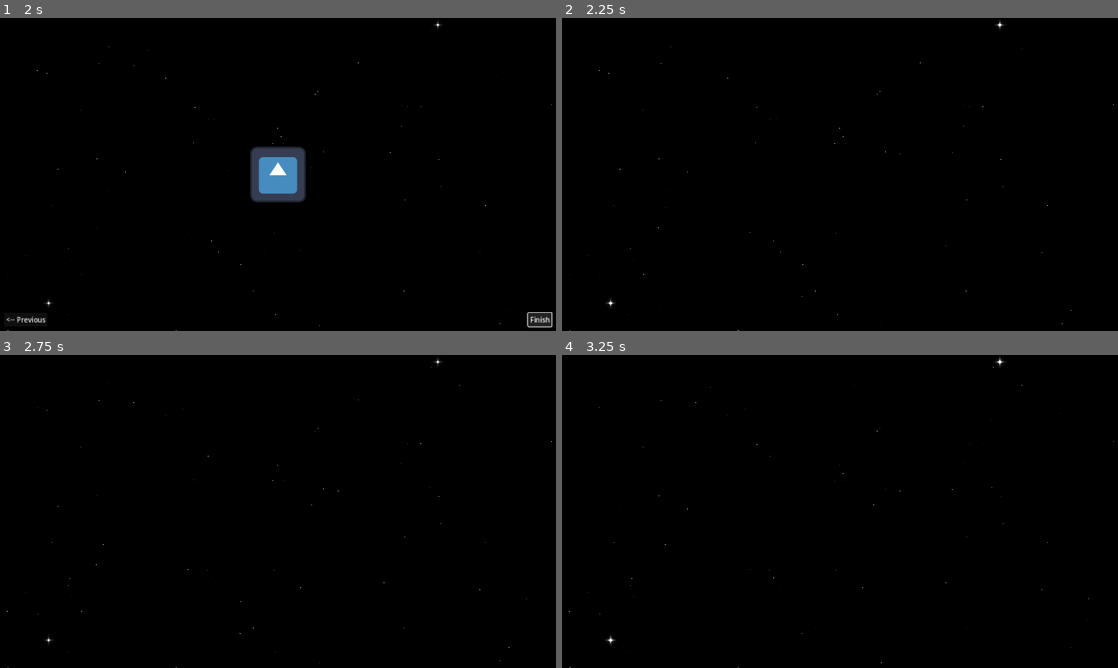
Above: before the commit, frames 1-4 (two rows, left to right).
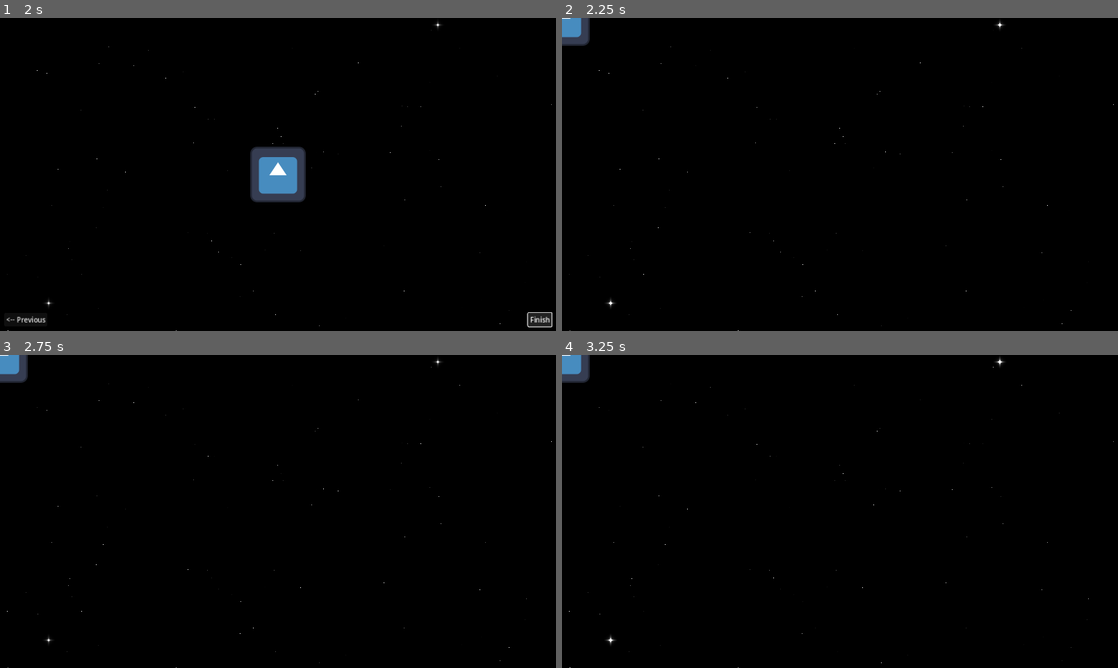
Above: after the commit, the same moments.

Repository: AnEvilPenguin/Pirate-Jam-16
Game: Godot game, scene res://Controllers/GameController/GameController.tscn
Same seed, same stepped clock (60 frames per second), same inputs: the game is played once before the commit and once after it. The engine's default icon, where the game draws it, is replaced by a stand-in: a white triangle on a blue panel in a dark square.
Inputs:
- Up to frame 1 (2 s): click "New Game" at 0.5 s; click "Next -->" at 1.25 s
- Up to frame 2 (2.25 s): click "Finish" at 2 s
- Up to frame 3 (2.75 s): no input
- Up to frame 4 (3.25 s): tap Enter at 2.75 s

Frame 1 is identical in both runs. In frame 2, 0.4% of the frame differs, in the area x 0-5%, y 0-9%; in frame 3, 0.4%; in frame 4, 0.4%.

Commit message:
feat: basic solar system

Diff:
--- a/Controllers/GameController/game_controller.gd
+++ b/Controllers/GameController/game_controller.gd
@@ -54,6 +54,7 @@
 	if (SkipTutorial):
 		 # TODO this
 		UnloadScene("res://UI/Tutorial/root_tutorial.tscn")
+		LoadWorldScene("res://Scenes/solar_system.tscn")
 		return
 
 	LoadControlScene("res://UI/Tutorial/root_tutorial.tscn")
--- /dev/null
+++ b/Scenes/solar_system.tscn
@@ -0,0 +1,8 @@
+[gd_scene load_steps=2 format=3 uid="uid://c1y1iey62avec"]
+
+[ext_resource type="Texture2D" uid="uid://c4a5wppo830iu" path="res://Assets/icon.svg" id="1_7fdxf"]
+
+[node name="SolarSystem" type="Node2D"]
+
+[node name="Sprite2D" type="Sprite2D" parent="."]
+texture = ExtResource("1_7fdxf")
